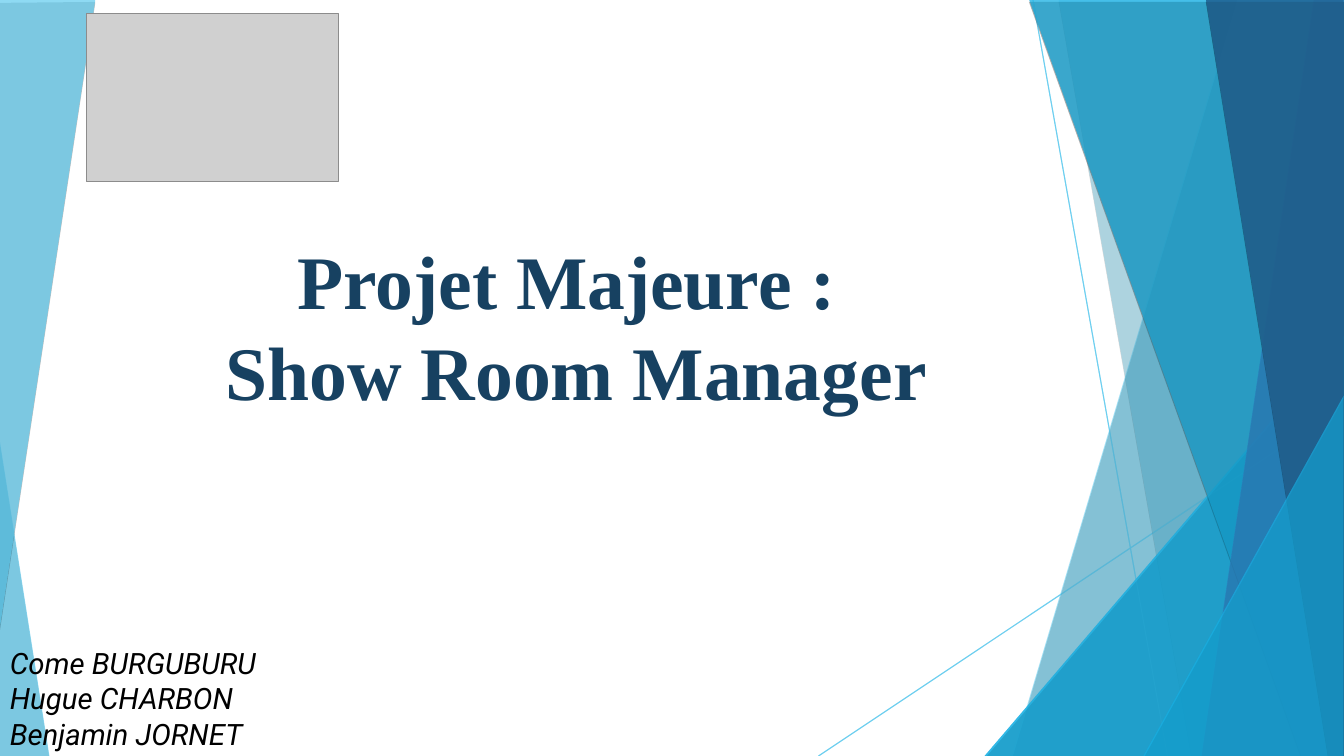
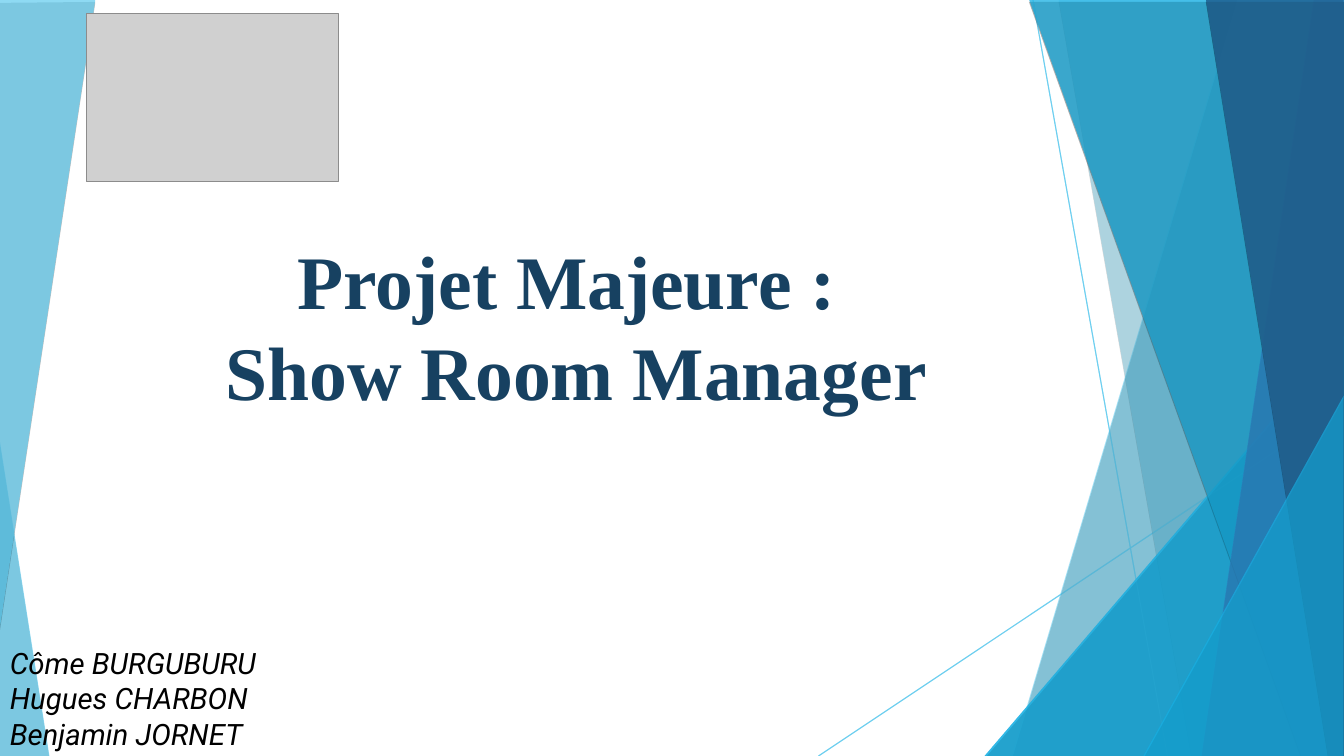
Before and after one commit to ComeBurguburu/AmbianceShowRoom, a slide deck: slide 1 of docs/Presentation orale.odp. Drawn at 1344x756 pixels with LibreOffice and Linux fonts; fonts in the diff are those of the drawing; grey boxes stand for pictures. Boxes give left, top, right and bottom in pixels: in the first picture for what was removed or moved away, otherwise in the second. Text is boxed around its words. In the diff, an @@ line names an element or a change of style, - is before the commit and + after.

```diff
--- a/docs/Presentation orale.odp
+++ b/docs/Presentation orale.odp
@@ text at (10,647,256,717): text changed @@
-Come BURGUBURU
-Hugue CHARBON
+Côme BURGUBURU
+Hugues CHARBON
```
Also in this commit, not shown: 3 other slides changed, 1 slide added, 2 other files.
